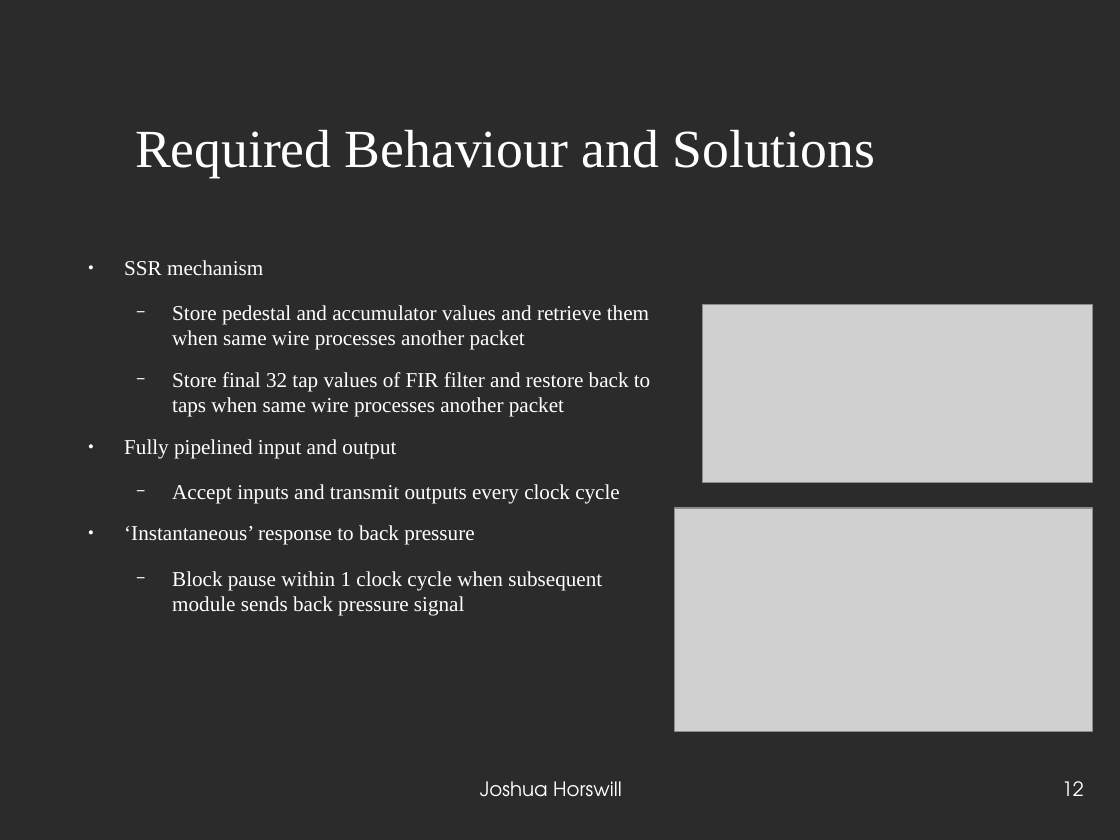
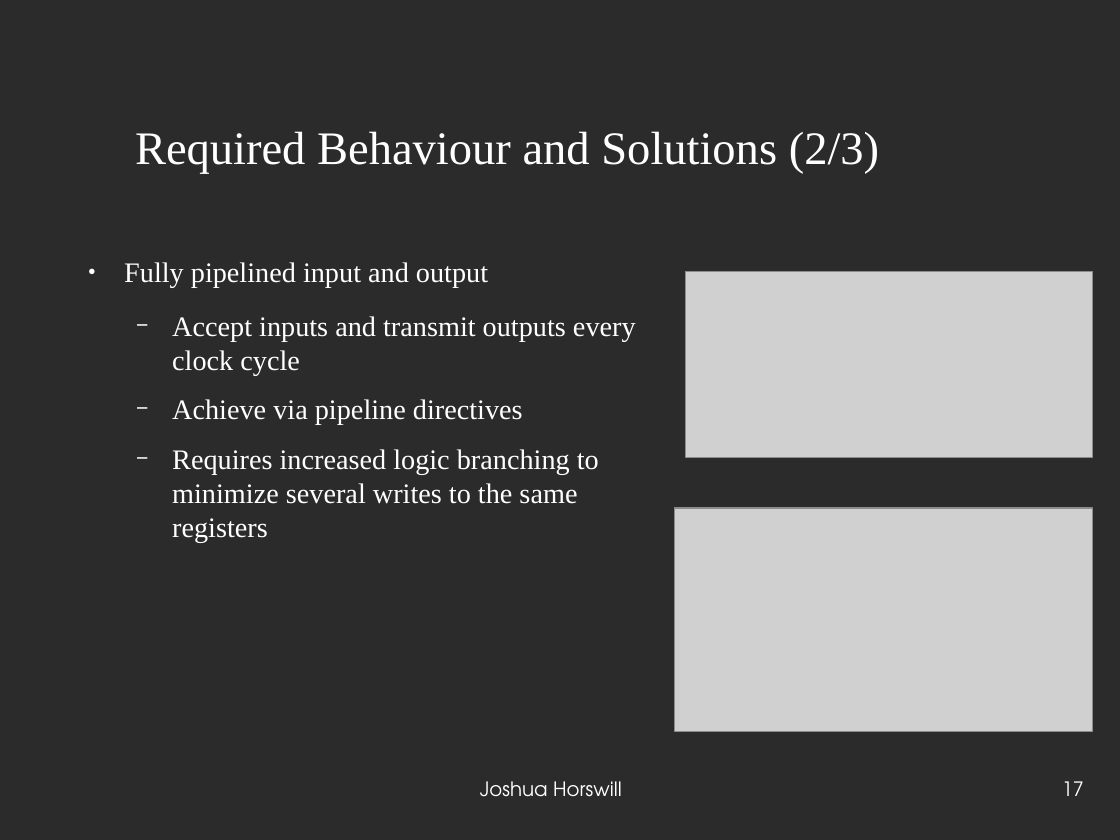
Before and after one commit to JoshCodesPhysics/dune_project, a slide deck: slide 17 of dune_notes/dune_pres/dune_project_pres.odp (slide 12 before the commit). Drawn at 1120x840 pixels with LibreOffice and Linux fonts; fonts in the diff are those of the drawing; grey boxes stand for pictures; background and template pictures are left out; a plain dark background stands for a picture behind light text. Boxes give left, top, right and bottom in pixels: in the first picture for what was removed or moved away, otherwise in the second. Text is boxed around its words. In the diff, an @@ line names an element or a change of style, - is before the commit and + after.

```diff
--- a/dune_notes/dune_pres/dune_project_pres.odp
+++ b/dune_notes/dune_pres/dune_project_pres.odp
@@ title at <box>135,131,879,174</box>: text changed; size 38 to 33 pt @@
-Required Behaviour and Solutions
+Required Behaviour and Solutions (2/3)
@@ text at <box>124,260,650,417</box>: paragraphs removed @@
-● SSR mechanism
-  − Store pedestal and accumulator values and retrieve them when same wire processes another packet
-  − Store final 32 tap values of FIR filter and restore back to taps when same wire processes another packet
@@ text at <box>124,262,636,375</box>: size 15 to 20 pt in "Fully pipelined input and output", "Accept inputs and transmit outputs every clock ..." @@
@@ picture: place and size @@
-picture at <box>702,305,1093,483</box>
+picture at <box>686,272,1093,457</box>
@@ text at <box>172,399,599,542</box>: text changed; size 15 to 20 pt @@
-● ‘Instantaneous’ response to back pressure
-  − Block pause within 1 clock cycle when subsequent module sends back pressure signal
+  − Achieve via pipeline directives
+  − Requires increased logic branching to minimize several writes to the same registers
@@ page number at <box>1062,781,1084,796</box>: text changed @@
-12
+17
```
Also in this commit, not shown: 10 other slides changed, 9 slides added, 1 slide removed, 4 other files.
